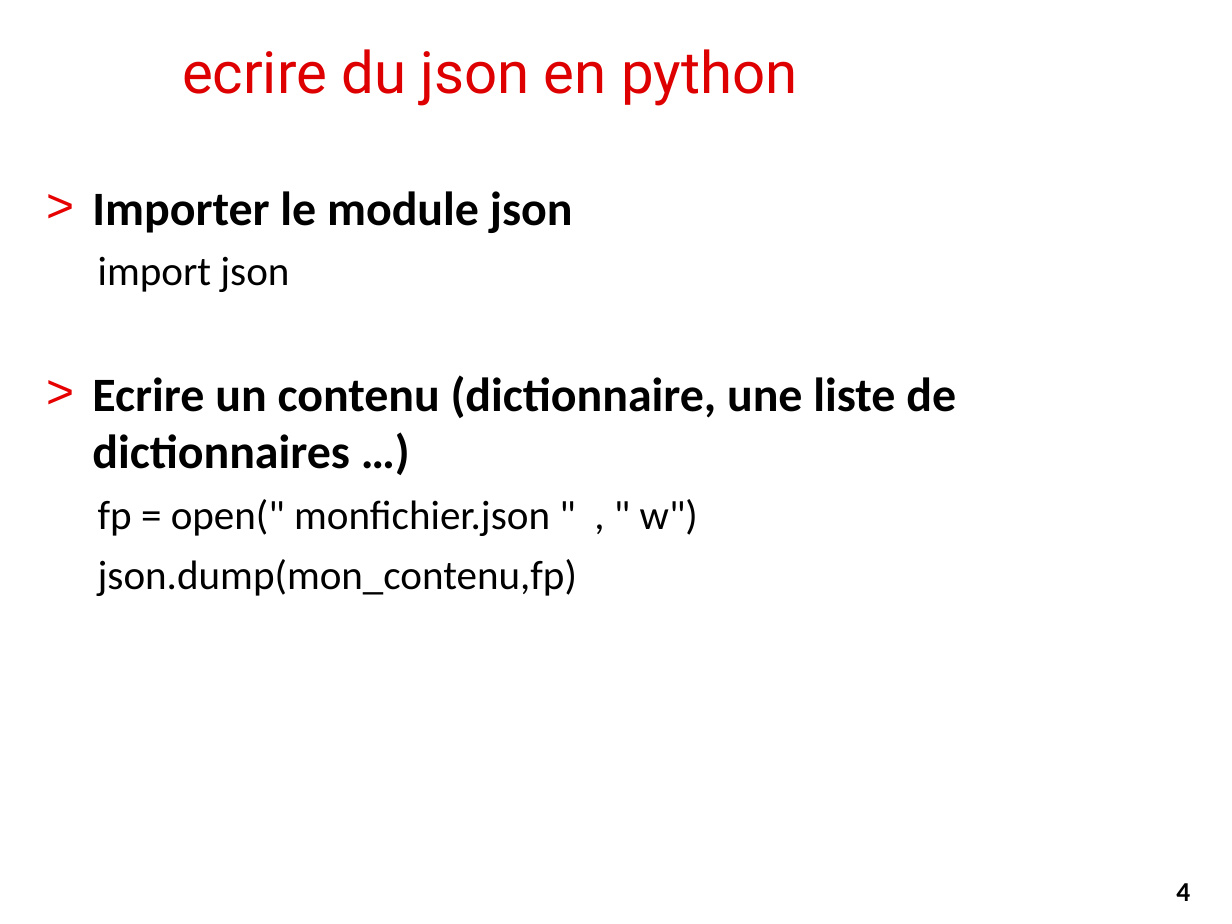
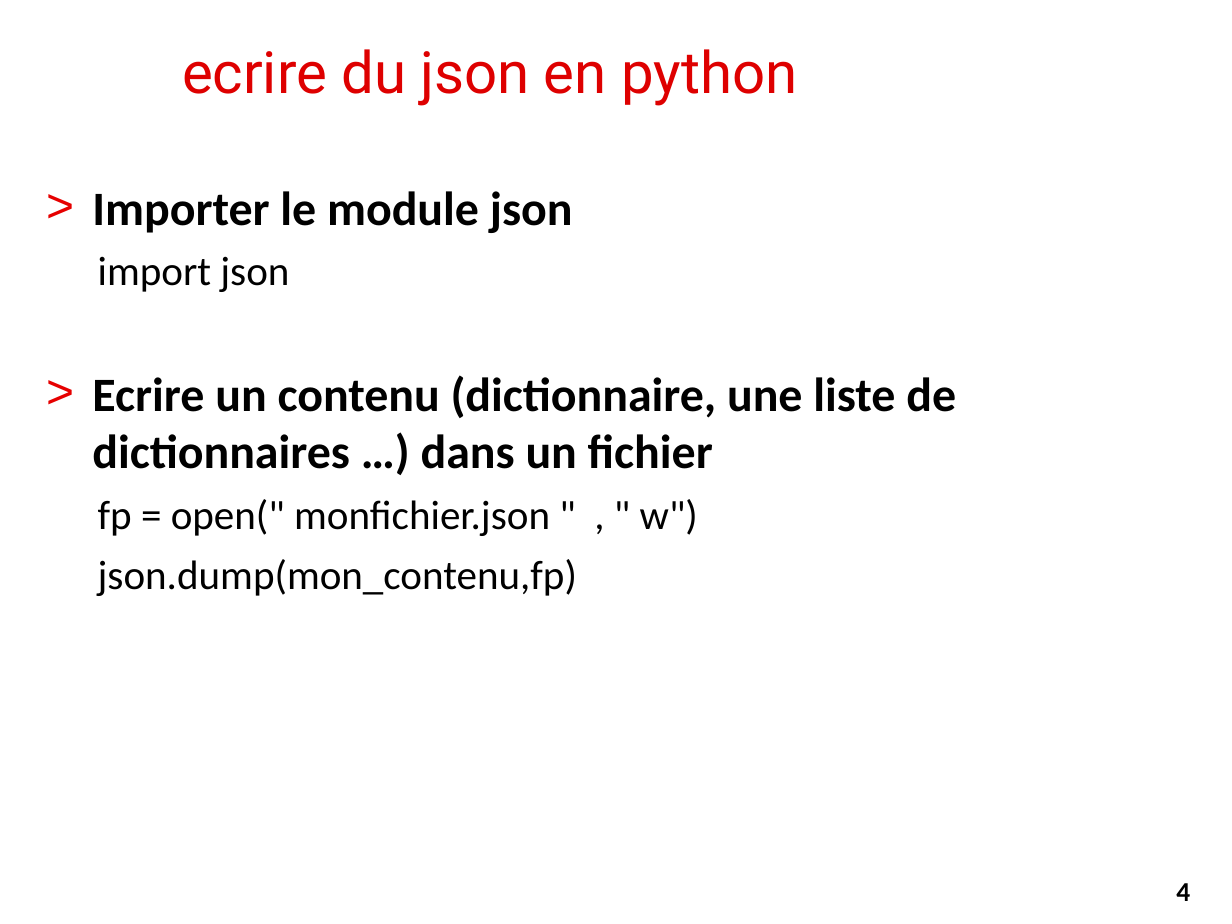
Before and after one commit to alemaitr/python_opendata_l2, a slide deck: slide 4 of cours3.pptx. Drawn at 1232x924 pixels with LibreOffice and Linux fonts; fonts in the diff are those of the drawing; background and template pictures are left out. Boxes give left, top, right and bottom in pixels: in the first picture for what was removed or moved away, otherwise in the second. Text is boxed around its words. In the diff, an @@ line names an element or a change of style, - is before the commit and + after.

Commit message:
MAJ Json

```diff
--- a/cours3.pptx
+++ b/cours3.pptx
@@ text at (92,375,956,469): text changed @@
-> Ecrire un contenu (dictionnaire, une liste de dictionnaires …)
+> Ecrire un contenu (dictionnaire, une liste de dictionnaires …) dans un fichier
```
Also in this commit, not shown: 1 other slide changed, 1 slide removed.
